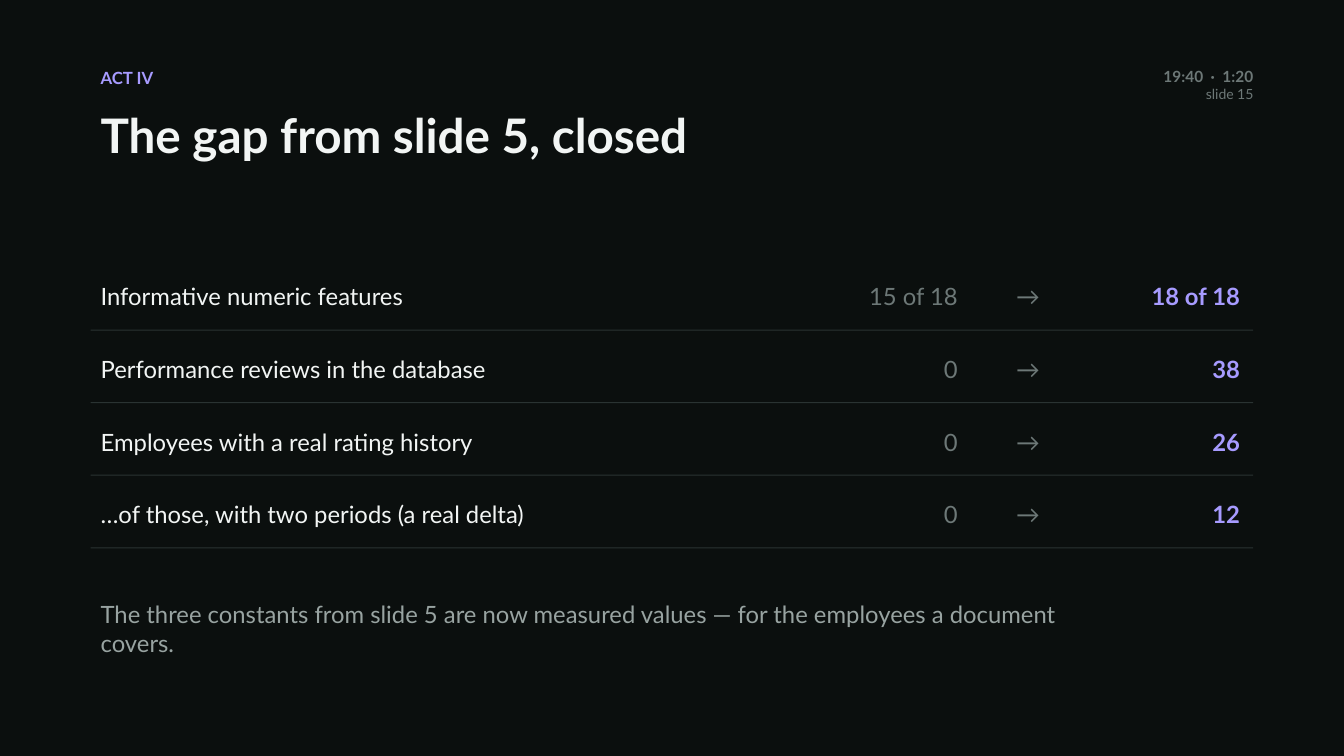
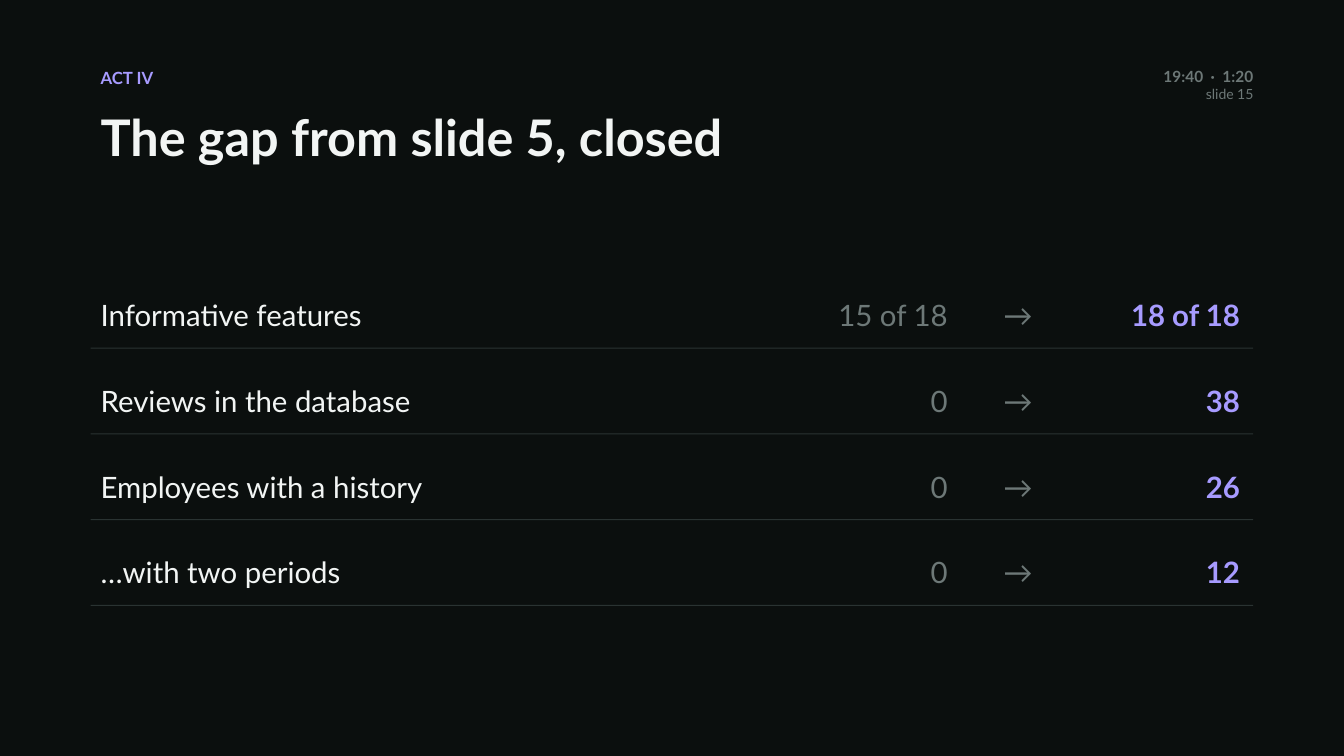
Before and after one commit to AzizKhayati1/companysim, a slide deck: slide 15 of docs/reading-the-paperwork.pptx. Drawn at 1344x756 pixels with LibreOffice and Linux fonts; fonts in the diff are those of the drawing. Boxes give left, top, right and bottom in pixels: in the first picture for what was removed or moved away, otherwise in the second. Text is boxed around its words. In the diff, an @@ line names an element or a change of style, - is before the commit and + after.

```diff
--- a/docs/reading-the-paperwork.pptx
+++ b/docs/reading-the-paperwork.pptx
@@ text "The gap from slide 5, ..." at [101,118,722,164]: size 34 to 36 pt @@
@@ text "15 of 18": place and size @@
-text "15 of 18" at [869,288,958,305]
+text "15 of 18" at [838,305,948,326]
@@ text "→": place and size @@
-text "→" at [998,277,1059,328]
+text "→" at [988,292,1049,343]
@@ text "18 of 18": place and size @@
-text "18 of 18" at [1152,287,1240,305]
+text "18 of 18" at [1131,304,1240,327]
@@ text at [101,304,361,327]: text changed; size 17 to 21 pt @@
-Informative numeric features
+Informative features
@@ rectangle: place and size @@
-rectangle at [91,330,1253,331]
+rectangle at [91,348,1253,349]
@@ text "0": place and size @@
-text "0" at [944,361,958,378]
+text "0" at [931,391,948,412]
@@ text "→": place and size @@
-text "→" at [998,350,1059,400]
+text "→" at [988,378,1049,429]
@@ text "38": place and size @@
-text "38" at [1212,360,1240,378]
+text "38" at [1206,390,1240,413]
@@ text at [101,390,410,413]: text changed; size 17 to 21 pt @@
-Performance reviews in the database
+Reviews in the database
@@ rectangle: place and size @@
-rectangle at [91,402,1253,403]
+rectangle at [91,434,1253,435]
@@ text at [101,476,422,503]: text changed; size 17 to 21 pt @@
-Employees with a real rating history
+Employees with a history
@@ text "0": place and size @@
-text "0" at [944,434,958,451]
+text "0" at [931,477,948,498]
@@ text "→": place and size @@
-text "→" at [998,422,1059,473]
+text "→" at [988,464,1049,514]
@@ text "26": place and size @@
-text "26" at [1212,433,1240,451]
+text "26" at [1206,476,1240,499]
@@ rectangle: place and size @@
-rectangle at [91,475,1253,476]
+rectangle at [91,519,1253,520]
@@ text at [101,561,341,588]: text changed; size 17 to 21 pt @@
-…of those, with two periods (a real delta)
+…with two periods
@@ text "0": place and size @@
-text "0" at [944,506,958,523]
+text "0" at [931,562,948,583]
@@ size 17 to 21 pt in 12 elements at [838,305,948,326], [1131,304,1240,327], [931,391,948,412], [1206,390,1240,413], [931,477,948,498], [1206,476,1240,499], [931,562,948,583], [1206,561,1240,583], [988,292,1049,343], [988,378,1049,429], [988,464,1049,514], [988,549,1049,600] @@
@@ text "→": place and size @@
-text "→" at [998,495,1059,545]
+text "→" at [988,549,1049,600]
@@ text "12": place and size @@
-text "12" at [1212,505,1240,523]
+text "12" at [1206,561,1240,583]
@@ rectangle: place and size @@
-rectangle at [91,547,1253,548]
+rectangle at [91,605,1253,606]
@@ text removed at [101,605,1055,652] @@
-The three constants from slide 5 are now measured values — for the employees a document covers.
```
Also in this commit, not shown: 28 other slides changed, 2 other files.
